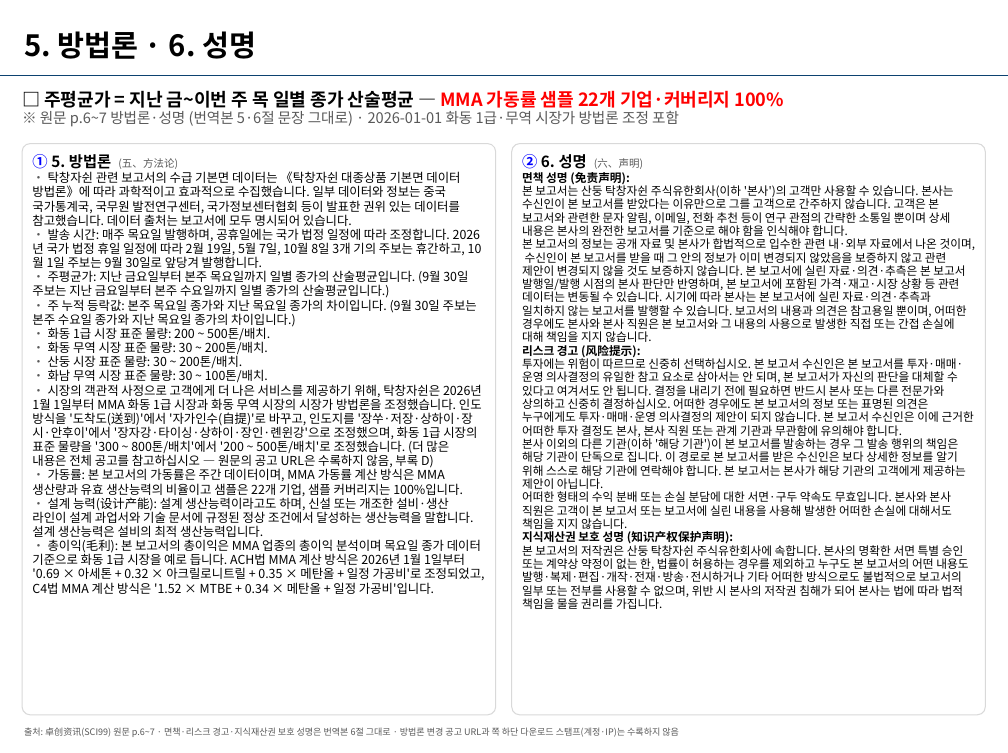
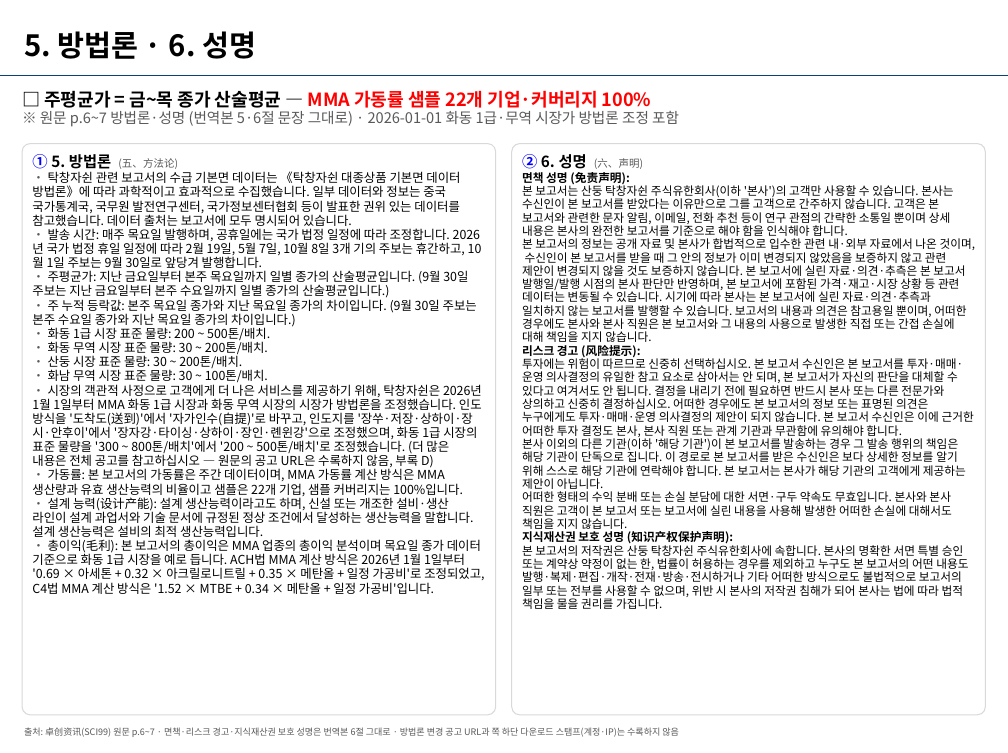
Before and after one commit to jskimlam/chem99-report, a slide deck: slide 11 of archive/2026-W47/chem99레포트_MMA_20261120_전체_S01-S12.pptx. Drawn at 1008x753 pixels with LibreOffice and Linux fonts; fonts in the diff are those of the drawing; background and template pictures are left out. Boxes give left, top, right and bottom in pixels: in the first picture for what was removed or moved away, otherwise in the second. Text is boxed around its words. In the diff, an @@ line names an element or a change of style, - is before the commit and + after.

```diff
--- a/archive/2026-W47/chem99레포트_MMA_20261120_전체_S01-S12.pptx
+++ b/archive/2026-W47/chem99레포트_MMA_20261120_전체_S01-S12.pptx
@@ text at [44, 90, 651, 108]: text changed; text colour #000000 to #FF0000 @@
-□ 주평균가 = 지난 금~이번 주 목 일별 종가 산술평균 — MMA 가동률 샘플 22개 기업·커버리지 100%
+□ 주평균가 = 금~목 종가 산술평균 — MMA 가동률 샘플 22개 기업·커버리지 100%
```
Also in this commit, not shown: 6 other slides changed, 9 other files.
